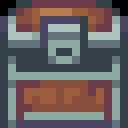
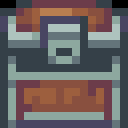
Revision of a layered 128x128 image; what changed, layer by layer:
painted on "Background" over left=0, top=8, right=128, bottom=16
